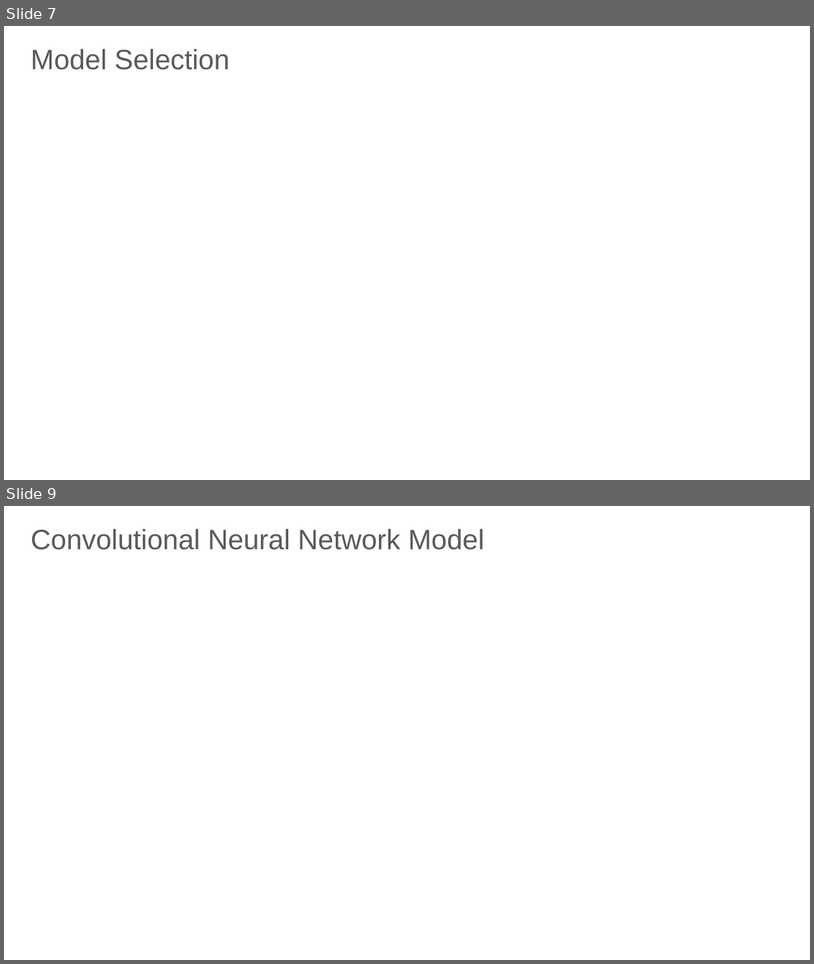
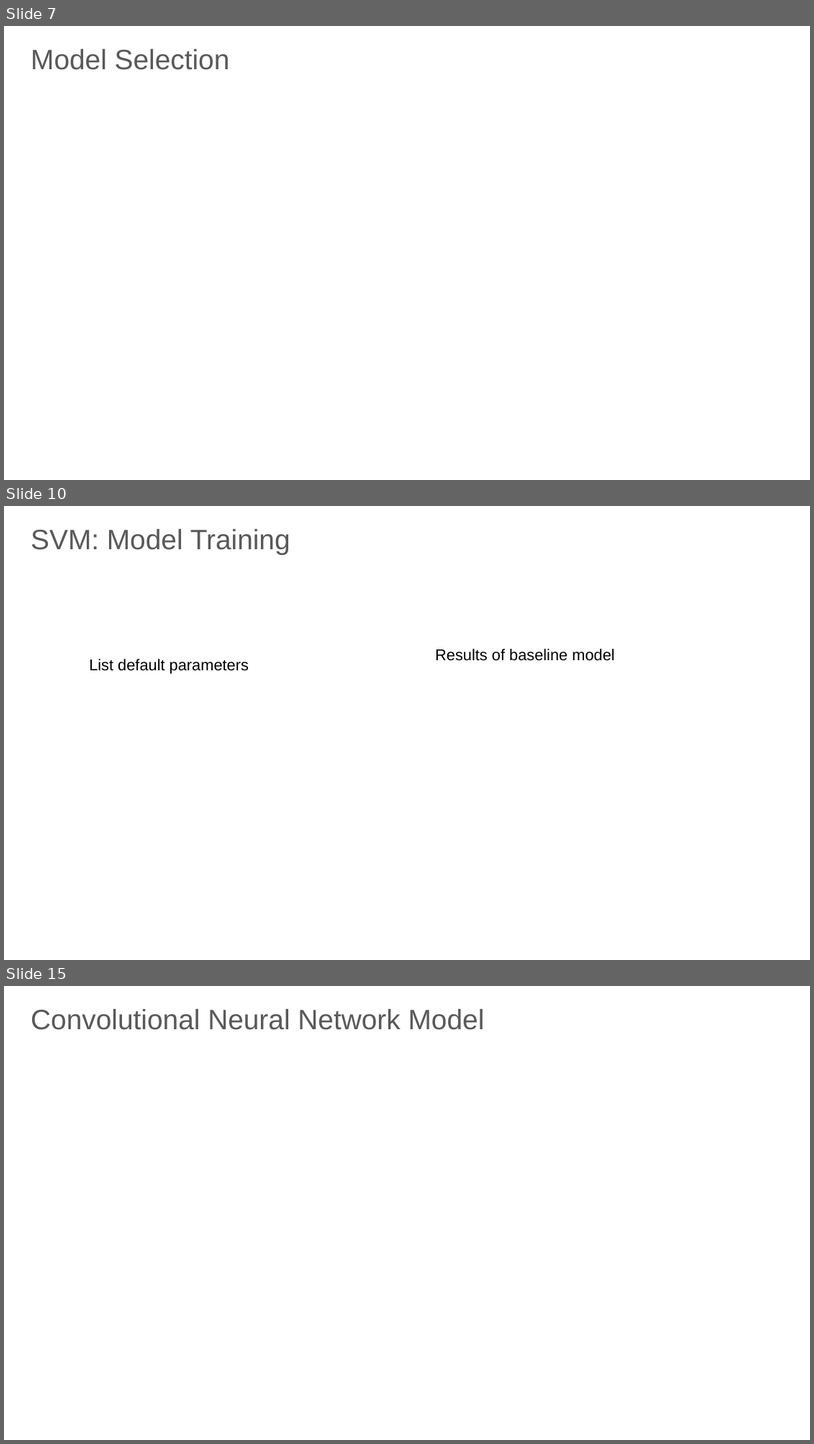
Before and after one commit to Root18D/AAI-501--Machine-Learning, a slide deck: AAI_501_Final_Project_Presentation_Group6_r1.pptx. Shown one above the other, each under a label of ours: slides 7 and 9 before the commit, slides 7, 10 and 15 after it; the slides between them are not shown. The pictures are 814x964 and 814x1444 pixels, drawn with LibreOffice and Linux fonts; fonts in the diff are those of the drawing; background and template pictures are left out. Boxes give left, top, right and bottom in pixels: in the first picture for what was removed or moved away, otherwise in the second. Text is boxed around its words. In the diff, an @@ line names an element or a change of style, - is before the commit and + after.

```diff
--- a/AAI_501_Final_Project_Presentation_Group6_r1.pptx
+++ b/AAI_501_Final_Project_Presentation_Group6_r1.pptx
@@ slide 10 added at <box>4,506,810,960</box>, background #FFFFFF @@
@@ text added at <box>31,529,291,554</box>, 25 pt, text #595959 @@
+SVM: Model Training
@@ text added at <box>435,649,615,661</box>, 14 pt, text #000000 @@
+Results of baseline model
@@ text added at <box>89,659,249,673</box>, 14 pt, text #000000 @@
+List default parameters
@@ what was slide 9 is now slide 15 @@
```
Also in this commit, not shown: 1 slide changed, 5 other slides added, 2 other files.
